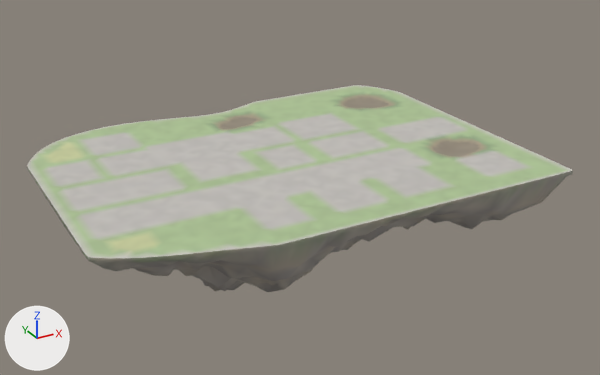
The glTF model godot_project/remake/sky/islands/SKY-094.rock.glb as it was, and as the next commit left it.
Before and after are seen from a 50 mm camera at (-171.0, -319.0, 142.0) aimed at (6.0, 3.0, -19.0). The lights are fixed; the arrows at lower left show +X, +Y and +Z. The first picture is the older version.

In view in the first picture: 'deck-col', 'rock'.
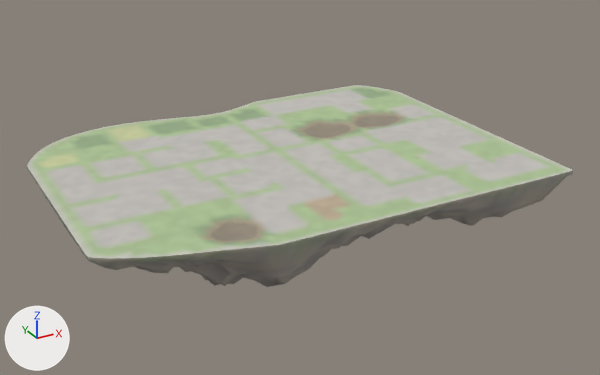
Edits to the bpy script that builds the scene:
```text
Change me_deck_col:
    used by ob_deck_col; location = (0.0, 0.0, 0.0)
    remove me_deck_col.from_pydata(...)  # 2336 vertices, 4443 faces; spans x -111.0..102.0, y -77.0..82.0, z -2.0..0.0
    add me_deck_col.from_pydata(...)  # 2334 vertices, 4439 faces; spans x -111.0..102.0, y -77.0..82.0, z -2.0..0.0
    me_deck_col part 1: 53 vertices moved from x -5.0..85.0, y -30.0..63.0, z -2.0..0.0 to x -7.0..81.0, y -30.0..58.0, z -2.0..0.0; 244 vertices removed from x -13.0..88.0, y -38.0..64.0, z -2.0..0.0; 195 vertices added at x -11.0..85.0, y -38.0..62.0, z -2.0..0.0
    me_deck_col part 2: 4 vertices moved from x -59.0..-55.0, y -58.0..-54.0, z 0.0 to x -59.0..-55.0, y -58.0..-54.0, z -2.0; 15 vertices removed from x -63.0..-47.0, y -66.0..-50.0, z 0.0; 62 vertices added at x -66.0..-46.0, y -67.0..-48.0, z -2.0..0.0
    me_deck_col part 3: 1384 kept faces spanning x -107.0..97.0, y -76.0..78.0, z -2.0..0.0 get new vertex colours
Change me_rock:
    used by ob_rock; location = (0.0, 0.0, 0.0)
    remove me_rock.from_pydata(...)  # 1276 vertices, 2323 faces; spans x -111.0..102.0, y -77.0..82.0, z -65.0..0.0
    add me_rock.from_pydata(...)  # 1276 vertices, 2323 faces; spans x -111.0..102.0, y -77.0..82.0, z -61.0..0.0
    me_rock part 4: the whole mesh is scaled about the mesh origin by (1, 1, 0.945)
```

What differs and where, as boxes [x1, y1, x2, y2] in the pictures (600 x 375 px; the box of a moved part takes in the faces that stretch with it):
'rock', rescaled
    before: [27, 167, 573, 292]
    after: [27, 167, 573, 287]
part 1 of me_deck_col, moved or reshaped
    before: [210, 93, 489, 159]
    after: [216, 93, 489, 159]
part 2 of me_deck_col, cut back
    both: [200, 214, 270, 246]
part 3 of me_deck_col, recoloured
    both: [38, 86, 552, 254]
part 4 of me_rock, moved or reshaped
    before: [105, 192, 551, 292]
    after: [109, 192, 550, 287]
